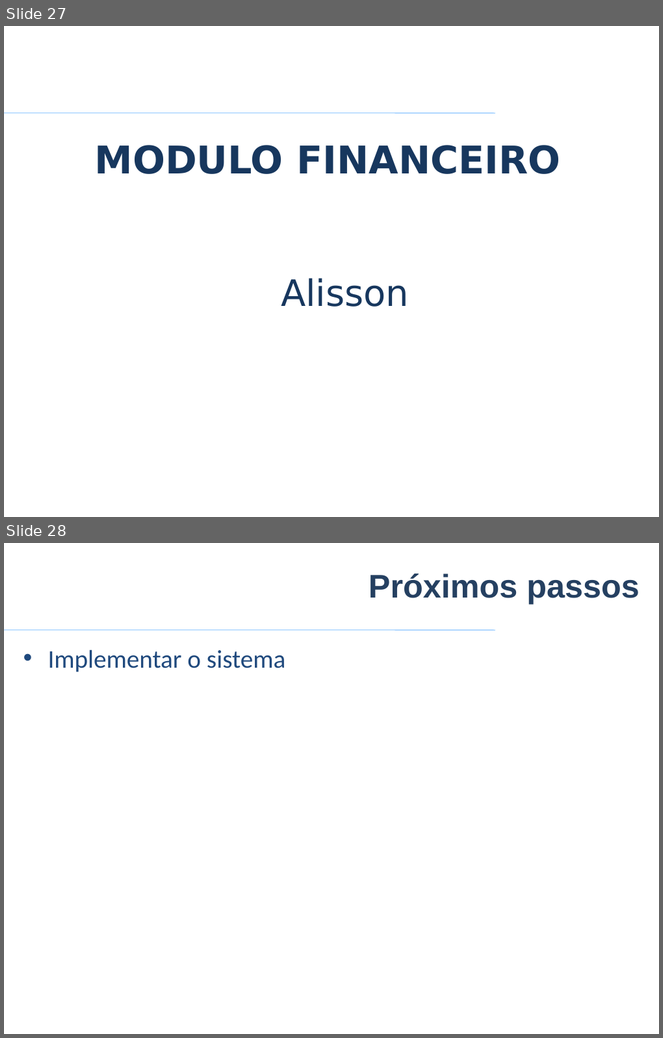
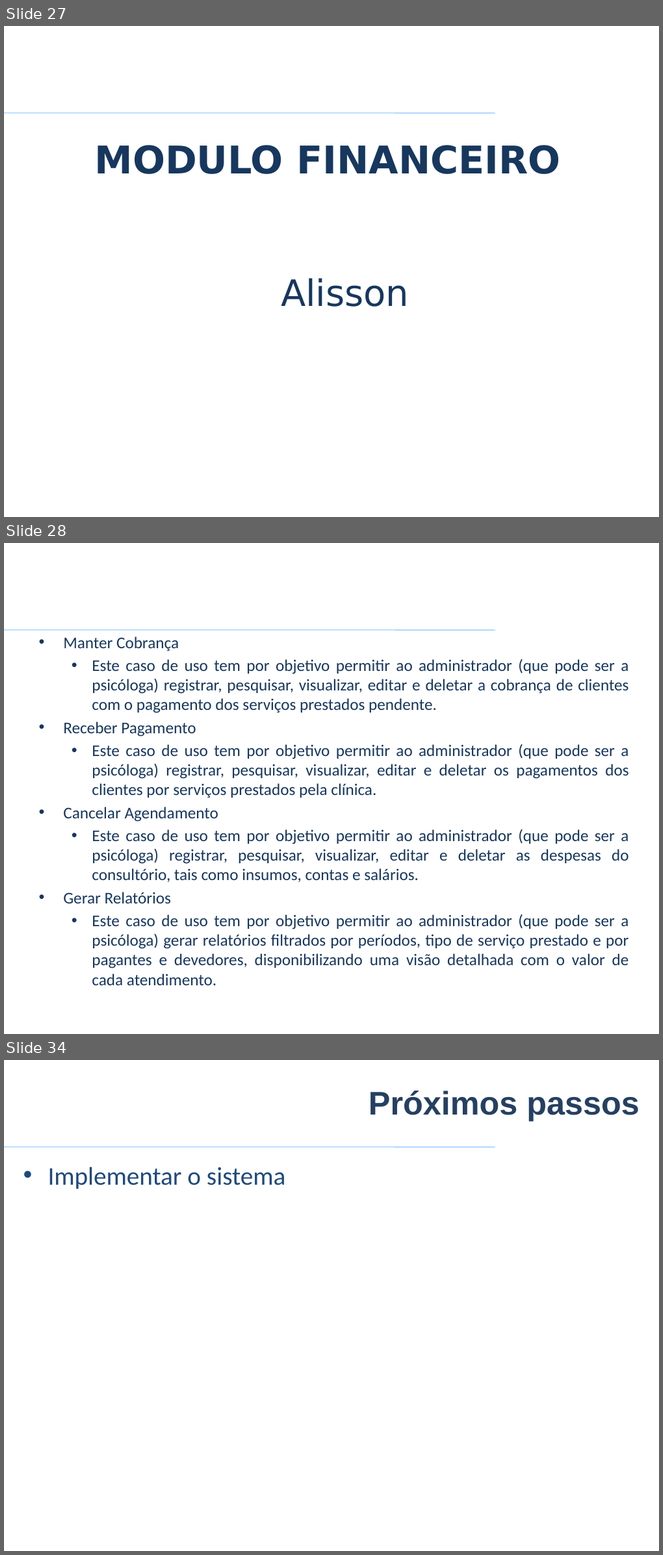
Before and after one commit to VagnerAlcantara/TCC, a slide deck: TCC/3º Encontro/2017-Apresentacao Psystem.pptx. Shown one above the other, each under a label of ours: slides 27 and 28 before the commit, slides 27, 28 and 34 after it; the slides between them are not shown. The pictures are 663x1038 and 663x1555 pixels, drawn with LibreOffice and Linux fonts; fonts in the diff are those of the drawing; background and template pictures are left out. Boxes give left, top, right and bottom in pixels: in the first picture for what was removed or moved away, otherwise in the second. Text is boxed around its words. In the diff, an @@ line names an element or a change of style, - is before the commit and + after.

```diff
--- a/TCC/3º Encontro/2017-Apresentacao Psystem.pptx
+++ b/TCC/3º Encontro/2017-Apresentacao Psystem.pptx
@@ slide 28 added at (4,543,659,1034), background #FFFFFF; not listed: 1 template element that a slide beside it also shows @@
@@ text added at (63,637,629,986), 18 pt, text #17375E @@
+• Manter Cobrança
+  • Este caso de uso tem por objetivo permitir ao administrador (que pode ser a psicóloga) registrar, pesquisar, visualizar, editar e deletar a cobrança de clientes com o pagamento dos serviços prestados pendente.
+• Receber Pagamento
+  • Este caso de uso tem por objetivo permitir ao administrador (que pode ser a psicóloga) registrar, pesquisar, visualizar, editar e deletar os pagamentos dos clientes por serviços prestados pela clínica.
+• Cancelar Agendamento
+  • Este caso de uso tem por objetivo permitir ao administrador (que pode ser a psicóloga) registrar, pesquisar, visualizar, editar e deletar as despesas do consultório, tais como insumos, contas e salários.
+• Gerar Relatórios
+  • Este caso de uso tem por objetivo permitir ao administrador (que pode ser a psicóloga) gerar relatórios filtrados por períodos, tipo de serviço prestado e por pagantes e devedores, disponibilizando uma visão detalhada com o valor de cada atendimento.
@@ what was slide 28 is now slide 34 @@
```
Also in this commit, not shown: 5 other slides added.
